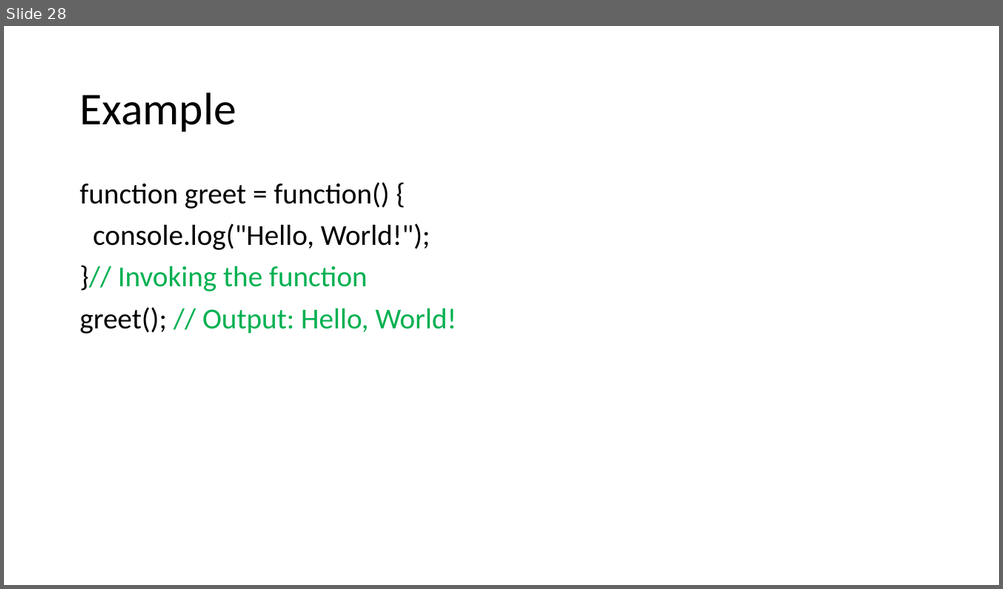
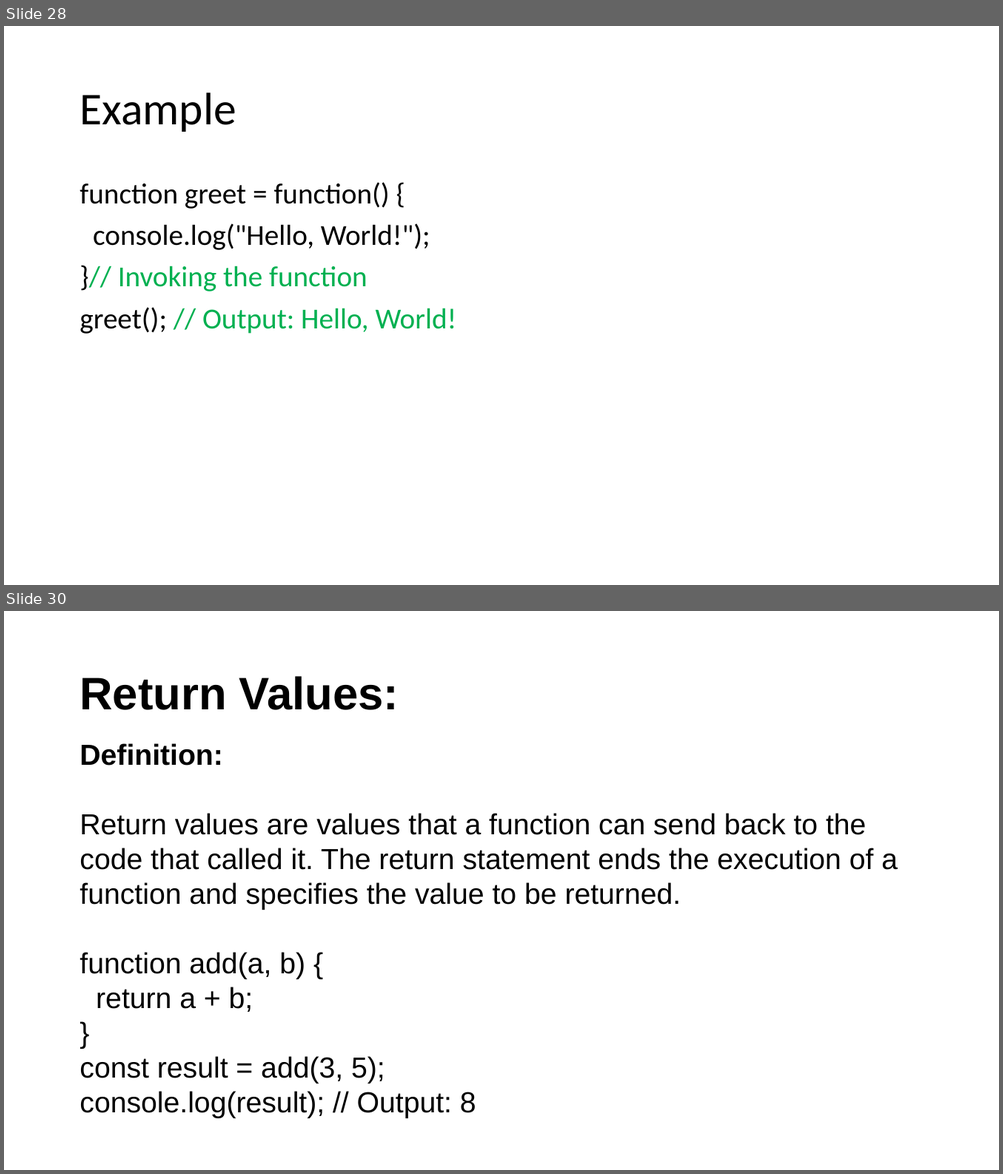
Before and after one commit to SethLK/JavaScript-Wizard-Course-for-Beginners, a slide deck: JavaScript Master Course for Beginners.pptx. Shown one above the other, each under a label of ours: slide 28 before the commit, slides 28 and 30 after it; the slides between them are not shown. The pictures are 1003x589 and 1003x1174 pixels, drawn with LibreOffice and Linux fonts; fonts in the diff are those of the drawing. Boxes give left, top, right and bottom in pixels: in the first picture for what was removed or moved away, otherwise in the second. Text is boxed around its words. In the diff, an @@ line names an element or a change of style, - is before the commit and + after.

```diff
--- a/JavaScript Master Course for Beginners.pptx
+++ b/JavaScript Master Course for Beginners.pptx
@@ slide 30 added at bbox=[4, 611, 999, 1170], background #FFFFFF @@
@@ title added at bbox=[79, 676, 399, 710], 44 pt, text #000000, bold @@
+Return Values:
@@ text added at bbox=[79, 743, 897, 1119], 28 pt, text #000000 @@
+Definition:
+Return values are values that a function can send back to the code that called it. The return statement ends the execution of a function and specifies the value to be returned.
+function add(a, b) {
+return a + b;
+}
+const result = add(3, 5);
+console.log(result); // Output: 8
```
Also in this commit, not shown: 3 slides changed, 12 other slides added.
